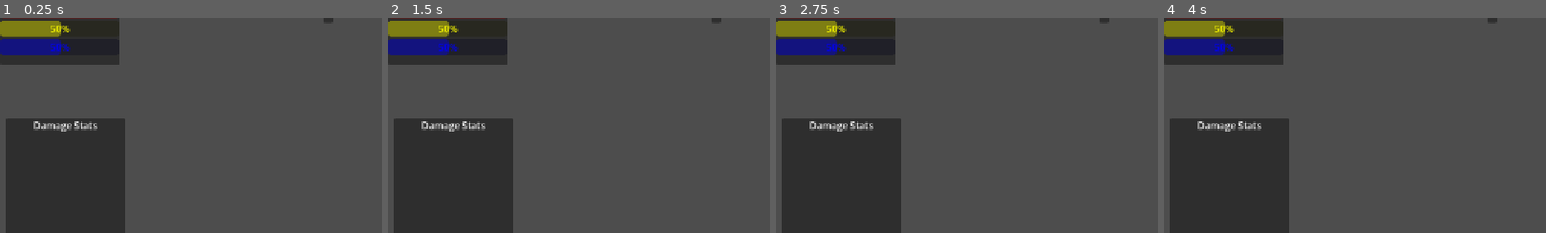
Above: before the commit, frames 1-4 (left to right).
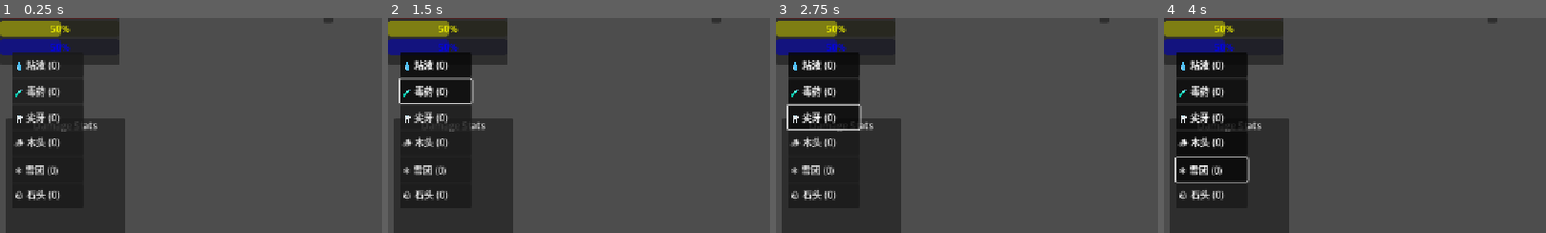
Above: after the commit, the same moments.

Repository: seekerzz/tower-html
Game: Godot game, scene res://src/Scenes/UI/MainGUI.tscn
Two runs of this game, one before a commit and one after it. Both use one fixed random seed, a clock stepped at 60 frames per second and the inputs below. The project has no main scene, so this scene is started directly.
Inputs (mouse positions are % of the whole screen's width and height, from its top left):
- Up to frame 1 (0.25 s): no input
- Up to frame 2 (1.5 s): click (6, 17) at 0.5 s, where only the run after the commit has a clickable "💧 粘液 (0)"; click (6, 23) at 1.25 s, where only the run after the commit has a clickable "🧪 毒药 (0)"
- Up to frame 3 (2.75 s): click (6, 29) at 2 s, where only the run after the commit has a clickable "🦷 尖牙 (0)"
- Up to frame 4 (4 s): click (6, 35) at 2.75 s, where only the run after the commit has a clickable "🪵 木头 (0)"; click (6, 41) at 3.5 s, where only the run after the commit has a clickable "❄️ 雪团 (0)"
The pictures show only the part of the screen within x 0-50%, y 6-56%; the shares and areas given below are measured in that part.

The runs differ from the first frame. In frame 1, 6.0% of the frame differs, in the area x 3-22%, y 16-85%; in frame 2, 6.6%; in frame 3, 7.4%; in frame 4, 11%, in the area x 2-23%, y 16-85%.

Commit message:
feat: Add BuildPanel UI for material selection
- Created `src/Scenes/UI/BuildPanel.tscn` and `src/Scripts/UI/BuildPanel.gd` for selecting construction materials.
- Integrated `BuildPanel` into `MainGUI.gd` to appear on the left side.
- Buttons display material icons and inventory counts, and toggle the `DrawManager.current_material`.
- Added test scene `src/Scenes/Tests/TestBuildPanel.tscn` to verify functionality.

Diff:
--- /dev/null
+++ b/src/Scenes/Tests/TestBuildPanel.gd
@@ -0,0 +1,71 @@
+extends Node2D
+
+func _ready():
+	print("Starting TestBuildPanel...")
+
+	# Load MainGame scene
+	var game_scene = load("res://src/Scenes/Game/MainGame.tscn").instantiate()
+	add_child(game_scene)
+
+	# Allow _ready to run
+	await get_tree().process_frame
+
+	var main_gui = game_scene.get_node("CanvasLayer/MainGUI")
+	var draw_manager = game_scene.get_node("DrawManager")
+
+	if not main_gui:
+		print("Error: MainGUI not found")
+		get_tree().quit(1)
+		return
+
+	if not draw_manager:
+		print("Error: DrawManager not found")
+		get_tree().quit(1)
+		return
+
+	# Find BuildPanel
+	var build_panel = null
+	for child in main_gui.get_children():
+		if child.name.begins_with("BuildPanel") or child.has_method("_on_material_clicked"):
+			build_panel = child
+			break
+
+	if not build_panel:
+		print("Error: BuildPanel not found in MainGUI")
+		get_tree().quit(1)
+		return
+
+	print("BuildPanel found.")
+
+	# Give some materials to test
+	GameManager.materials["wood"] = 10
+
+	# Find wood button
+	var wood_btn = build_panel.buttons.get("wood")
+	if not wood_btn:
+		print("Error: Wood button not found")
+		get_tree().quit(1)
+		return
+
+	print("Clicking wood button...")
+	wood_btn.pressed.emit()
+
+	if draw_manager.current_material == "wood":
+		print("Success: DrawManager material set to wood")
+	else:
+		print("Failure: DrawManager material is ", draw_manager.current_material)
+		get_tree().quit(1)
+		return
+
+	print("Clicking wood button again (toggle off)...")
+	wood_btn.pressed.emit()
+
+	if draw_manager.current_material == "":
+		print("Success: DrawManager material cleared")
+	else:
+		print("Failure: DrawManager material is ", draw_manager.current_material)
+		get_tree().quit(1)
+		return
+
+	print("All tests passed.")
+	get_tree().quit(0)
--- /dev/null
+++ b/src/Scenes/Tests/TestBuildPanel.tscn
@@ -0,0 +1,6 @@
+[gd_scene load_steps=2 format=3]
+
+[ext_resource type="Script" path="res://src/Scenes/Tests/TestBuildPanel.gd" id="1_script"]
+
+[node name="TestBuildPanel" type="Node2D"]
+script = ExtResource("1_script")
--- /dev/null
+++ b/src/Scenes/UI/BuildPanel.tscn
@@ -0,0 +1,8 @@
+[gd_scene load_steps=2 format=3]
+
+[ext_resource type="Script" path="res://src/Scripts/UI/BuildPanel.gd" id="1_script"]
+
+[node name="BuildPanel" type="PanelContainer"]
+offset_right = 120.0
+offset_bottom = 260.0
+script = ExtResource("1_script")
--- /dev/null
+++ b/src/Scripts/UI/BuildPanel.gd
@@ -0,0 +1,93 @@
+extends PanelContainer
+
+const MATERIAL_KEYS = ["mucus", "poison", "fang", "wood", "snow", "stone"]
+
+@onready var container = VBoxContainer.new()
+
+var buttons: Dictionary = {} # mat_key -> Button
+
+func _ready():
+	add_child(container)
+
+	# Setup container layout
+	container.set_anchors_preset(Control.PRESET_FULL_RECT)
+
+	# Create buttons
+	for mat_key in MATERIAL_KEYS:
+		var btn = Button.new()
+		btn.toggle_mode = true
+		btn.alignment = HORIZONTAL_ALIGNMENT_LEFT
+		btn.connect("pressed", func(): _on_material_clicked(mat_key))
+
+		# Set custom minimum size for better clickability
+		btn.custom_minimum_size = Vector2(100, 40)
+
+		container.add_child(btn)
+		buttons[mat_key] = btn
+
+	# Connect to GameManager
+	if GameManager.has_signal("resource_changed"):
+		GameManager.resource_changed.connect(_update_ui)
+
+	_update_ui()
+
+func _on_material_clicked(selected_key: String):
+	var draw_manager = _get_draw_manager()
+	if not draw_manager:
+		push_warning("DrawManager not found!")
+		return
+
+	var current = draw_manager.current_material
+
+	if current == selected_key:
+		# Deselect if clicking same
+		draw_manager.current_material = ""
+		# Also unpress the button visually if needed, though toggle_mode handles some
+	else:
+		# Select new
+		draw_manager.select_material(selected_key)
+
+	_update_ui()
+
+func _update_ui():
+	var draw_manager = _get_draw_manager()
+	var current_mat = ""
+	if draw_manager:
+		current_mat = draw_manager.current_material
+
+	for mat_key in buttons:
+		var btn = buttons[mat_key]
+		var count = GameManager.materials.get(mat_key, 0)
+		var mat_info = Constants.MATERIAL_TYPES.get(mat_key, {})
+		var icon = mat_info.get("icon", "?")
+		var mat_name = mat_info.get("name", mat_key)
+
+		# Update Text: Icon Name (Count)
+		btn.text = "%s %s (%d)" % [icon, mat_name, count]
+
+		# Update Highlight
+		btn.set_pressed_no_signal(mat_key == current_mat)
+
+func _get_draw_manager():
+	# If running in a test or game where MainGame is root
+	var root = get_tree().current_scene
+	if root.has_node("DrawManager"):
+		return root.get_node("DrawManager")
+
+	# If running in production where MainGame might be a child of something else or specific hierarchy
+	# MainGUI is usually in CanvasLayer in MainGame
+	# So self -> Panel -> ... -> MainGUI -> CanvasLayer -> MainGame
+	# Try searching up and then down
+	var main_game = _find_main_game(self)
+	if main_game and main_game.has_node("DrawManager"):
+		return main_game.get_node("DrawManager")
+
+	return null
+
+func _find_main_game(node):
+	var current = node
+	while current:
+		if current.name == "MainGame" or current.has_node("DrawManager"):
+			return current
+		current = current.get_parent()
+	return null
--- a/src/Scripts/UI/MainGUI.gd
+++ b/src/Scripts/UI/MainGUI.gd
@@ -11,6 +11,7 @@
 @onready var stats_header = $DamageStats/Header
 
 const FLOATING_TEXT_SCENE = preload("res://src/Scenes/UI/FloatingText.tscn")
+const BUILD_PANEL_SCENE = preload("res://src/Scenes/UI/BuildPanel.tscn")
 
 var damage_stats = {} # unit_id -> {name, icon, amount, node}
 var last_sort_time: float = 0.0
@@ -30,6 +31,15 @@
 
 	update_ui()
 	update_timeline()
+	_setup_build_panel()
+
+func _setup_build_panel():
+	var build_panel = BUILD_PANEL_SCENE.instantiate()
+	add_child(build_panel)
+	# Position on the left side
+	build_panel.set_anchors_preset(Control.PRESET_TOP_LEFT)
+	build_panel.position = Vector2(20, 100) # Offset from top
+	# Ensure it stays on screen? Anchors should handle if set correctly, but manual pos for now.
 
 func _process(delta):
 	if last_sort_time > 0:
